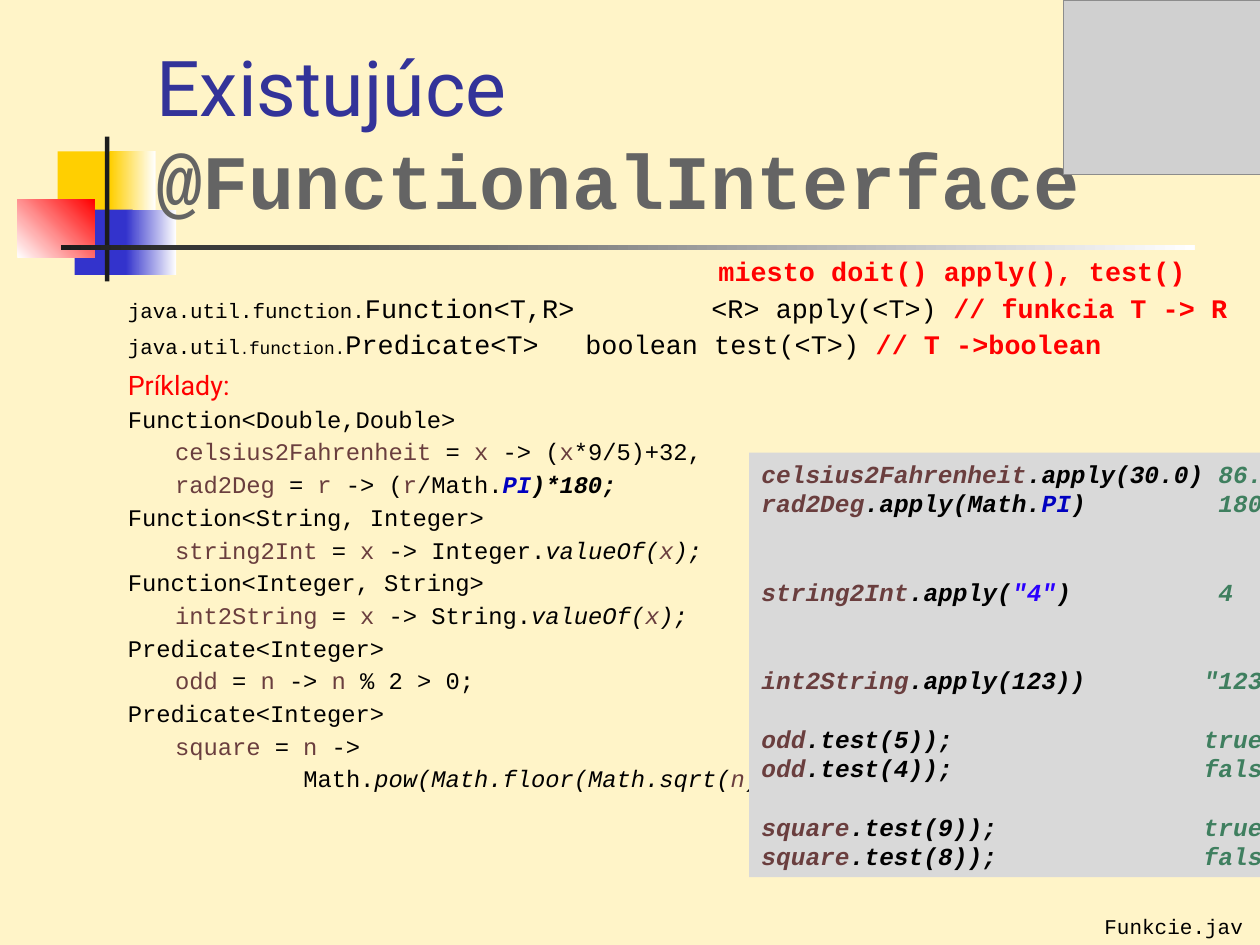
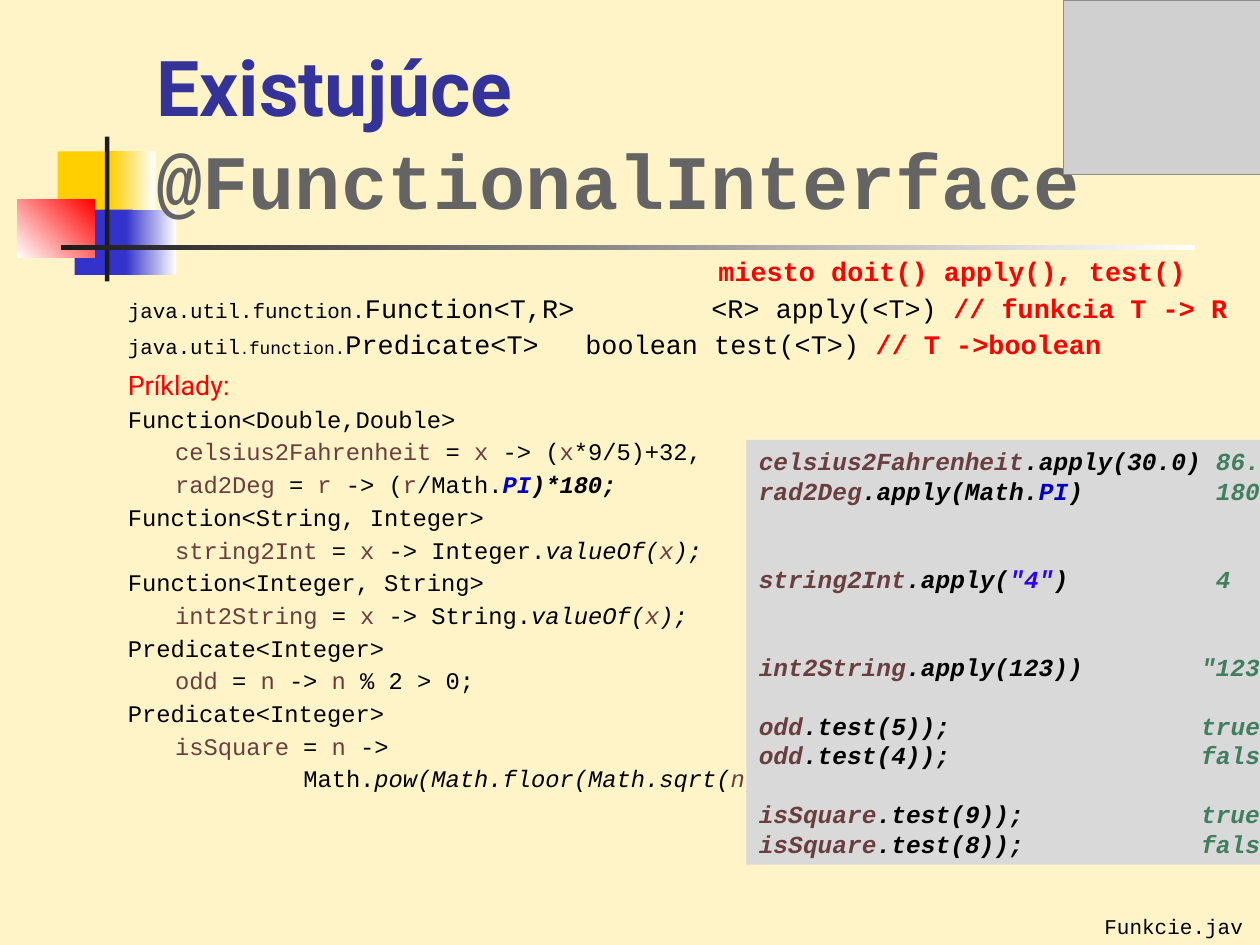
Before and after one commit to Programovanie4/Prednasky, a slide deck: slide 16 of 07/07_java.ppt (slide 14 before the commit). Drawn at 1260x945 pixels with LibreOffice and Linux fonts; fonts in the diff are those of the drawing; grey boxes stand for pictures. Boxes give left, top, right and bottom in pixels: in the first picture for what was removed or moved away, otherwise in the second. Text is boxed around its words. In the diff, an @@ line names an element or a change of style, - is before the commit and + after.

```diff
--- a/07/07_java.ppt
+++ b/07/07_java.ppt
@@ title "Existujúce @FunctionalInterface" at (156, 58, 1080, 230): bold on in "Existujúce" @@
@@ rectangle "celsius2Fahrenheit.apply(30.0) 86.0": place and size @@
-rectangle "celsius2Fahrenheit.apply(30.0) 86.0" at (748, 452, 1260, 877)
+rectangle "celsius2Fahrenheit.apply(30.0) 86.0" at (746, 440, 1260, 864)
@@ text at (175, 737, 346, 760): text changed @@
-square = n ->
+isSquare = n ->
@@ text in rectangle at (759, 805, 1260, 858): text changed @@
-square.test(9)); true
-square.test(8)); false
+isSquare.test(9)); true
+isSquare.test(8)); false
```
Also in this commit, not shown: 7 other slides changed, 3 slides added, 2 other files.
